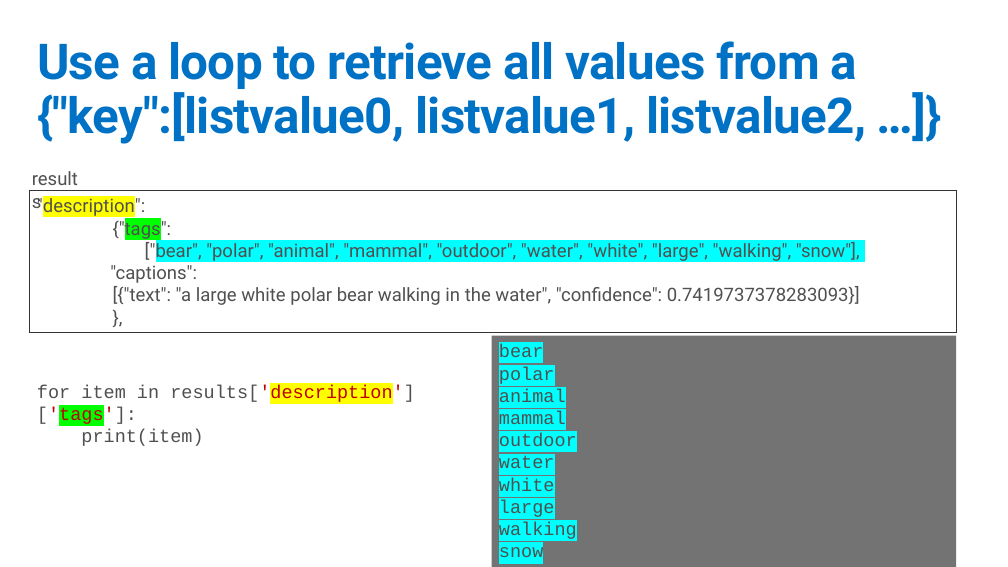
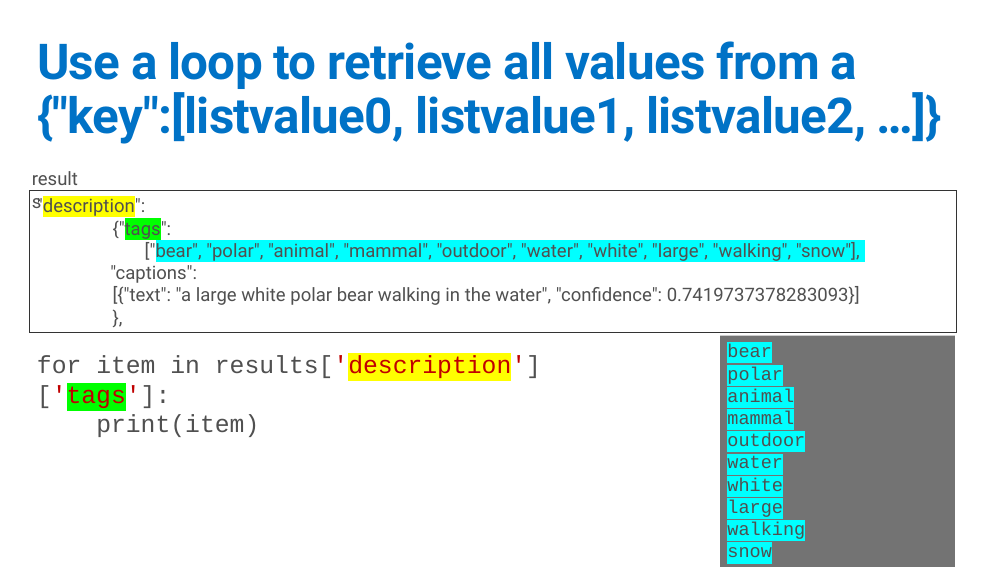
Before and after one commit to GeekTrainer/python-getting-started, a slide deck: slide 8 of Slides/17 - JSON.pptx. Drawn at 1008x567 pixels with LibreOffice and Linux fonts; fonts in the diff are those of the drawing. Boxes give left, top, right and bottom in pixels: in the first picture for what was removed or moved away, otherwise in the second. Text is boxed around its words. In the diff, an @@ line names an element or a change of style, - is before the commit and + after.

```diff
--- a/Slides/17 - JSON.pptx
+++ b/Slides/17 - JSON.pptx
@@ text "for item in results['description']['tags']:": place and size @@
-text "for item in results['description']['tags']:" at bbox=[37, 385, 415, 446]
+text "for item in results['description']['tags']:" at bbox=[37, 355, 541, 437]
@@ text "for item in results['description']['tags']:" at bbox=[37, 355, 541, 437]: size 18 to 24 pt @@
@@ rectangle "bear": place and size @@
-rectangle "bear" at bbox=[491, 336, 956, 567]
+rectangle "bear" at bbox=[720, 336, 955, 567]
```
Also in this commit, not shown: 8 other slides changed, 2 slides added, 9 other files.
